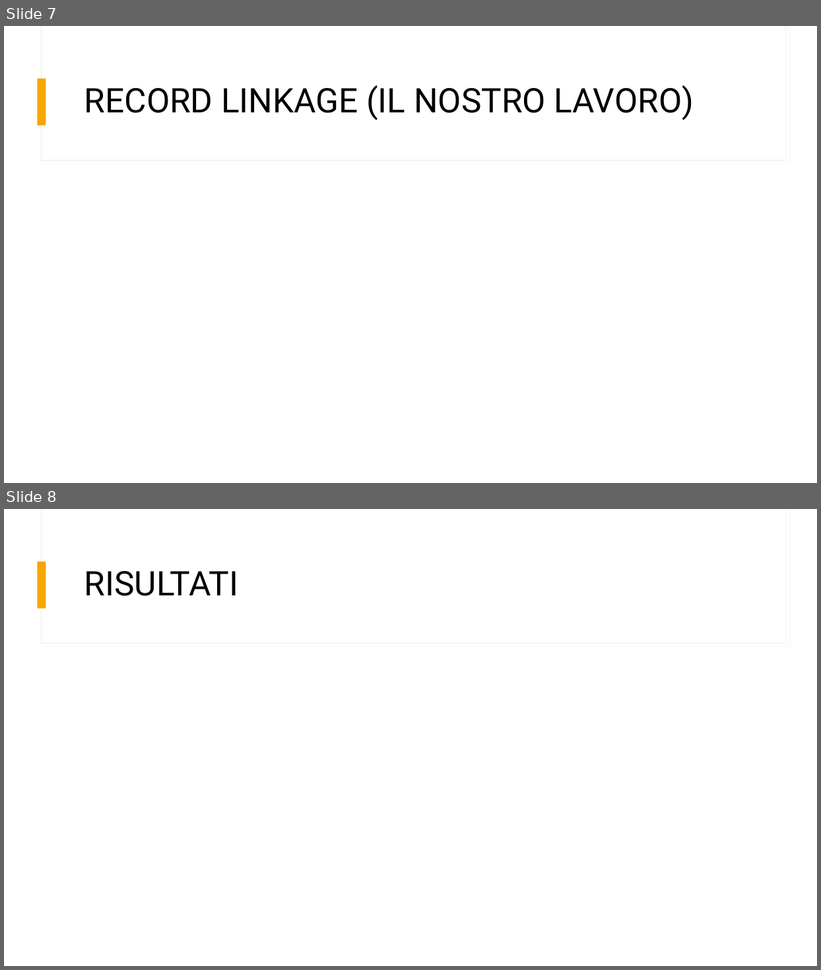
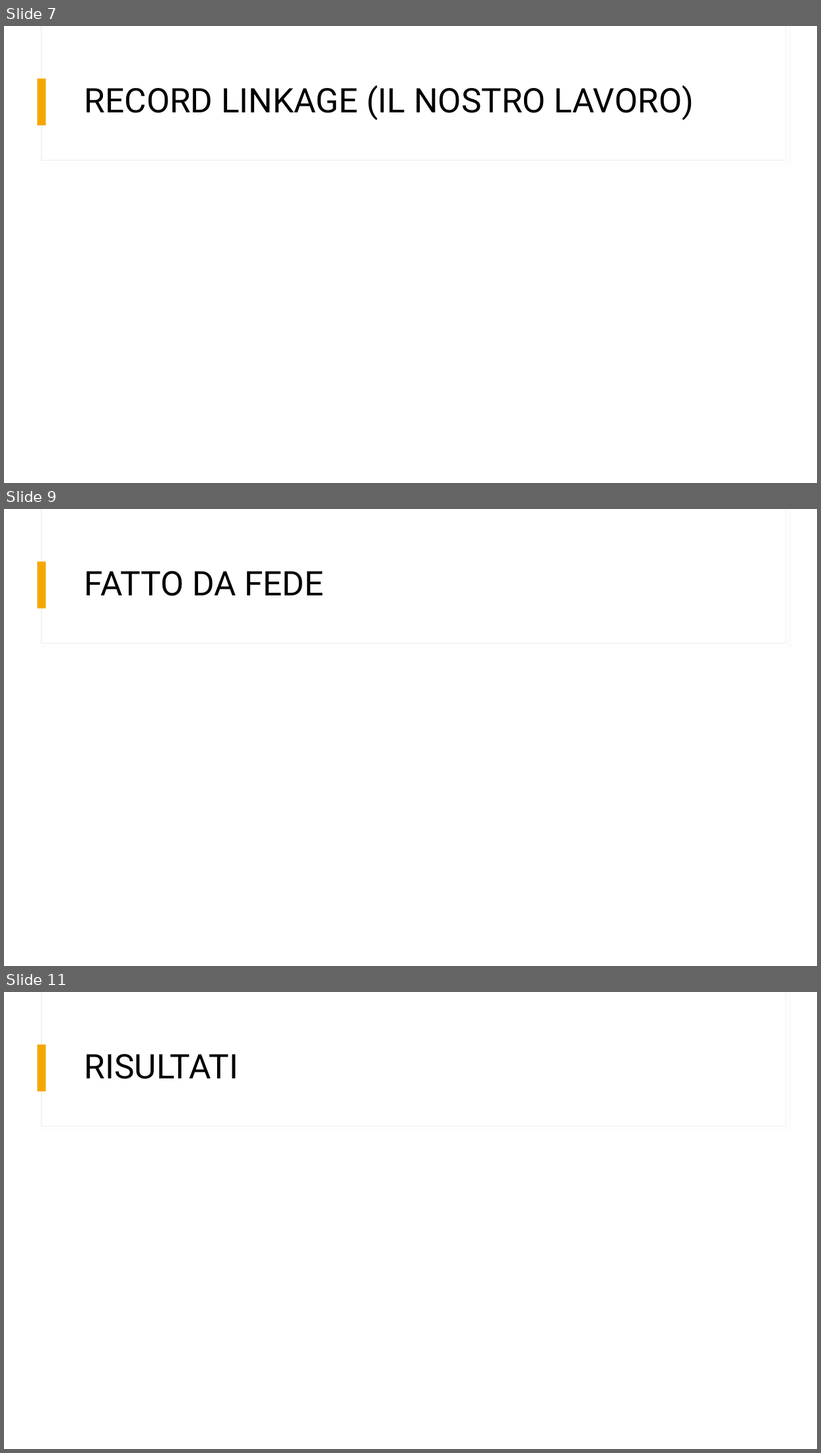
Before and after one commit to ivemberg/Data_quality_experimentation, a slide deck: report/RECORD LINKAGE.pptx. Shown one above the other, each under a label of ours: slides 7 and 8 before the commit, slides 7, 9 and 11 after it; the slides between them are not shown. The pictures are 821x970 and 821x1453 pixels, drawn with LibreOffice and Linux fonts; fonts in the diff are those of the drawing. Boxes give left, top, right and bottom in pixels: in the first picture for what was removed or moved away, otherwise in the second. Text is boxed around its words. In the diff, an @@ line names an element or a change of style, - is before the commit and + after.

```diff
--- a/report/RECORD LINKAGE.pptx
+++ b/report/RECORD LINKAGE.pptx
@@ slide 9 added at [4, 509, 817, 966], background #FFFFFF; not listed: 3 template elements that a slide beside it also shows @@
@@ title added at [85, 571, 323, 596], 40 pt, text #000000 @@
+FATTO DA FEDE
@@ what was slide 8 is now slide 11 @@
```
Also in this commit, not shown: 1 slide changed, 2 other slides added, 1 slide removed.
